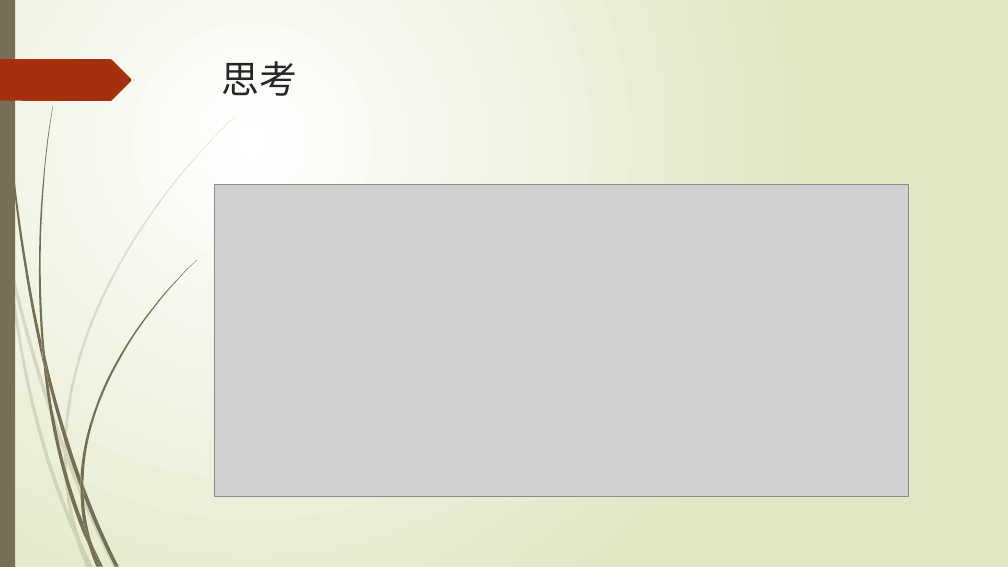
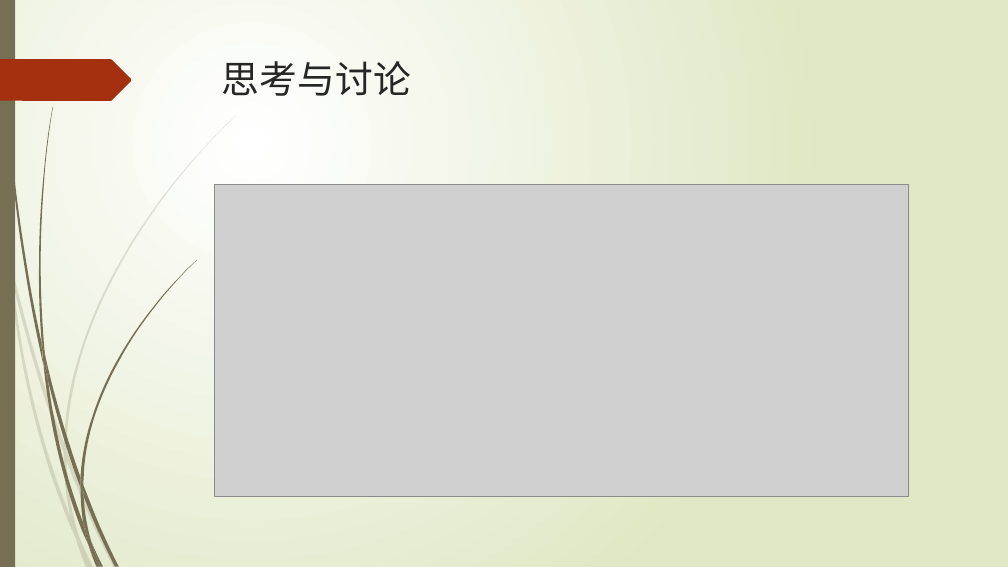
Before and after one commit to TopSpoofer/learning, a slide deck: slide 39 of mysql/mysql的事务实现.pptx. Drawn at 1008x567 pixels with LibreOffice and Linux fonts; fonts in the diff are those of the drawing; grey boxes stand for pictures. Boxes give left, top, right and bottom in pixels: in the first picture for what was removed or moved away, otherwise in the second. Text is boxed around its words. In the diff, an @@ line names an element or a change of style, - is before the commit and + after.

```diff
--- a/mysql/mysql的事务实现.pptx
+++ b/mysql/mysql的事务实现.pptx
@@ title at (x1=222, y1=61, x2=411, y2=96): text changed @@
-思考
+思考与讨论
```
Also in this commit, not shown: 6 other slides changed, 1 slide added, 1 slide removed.
